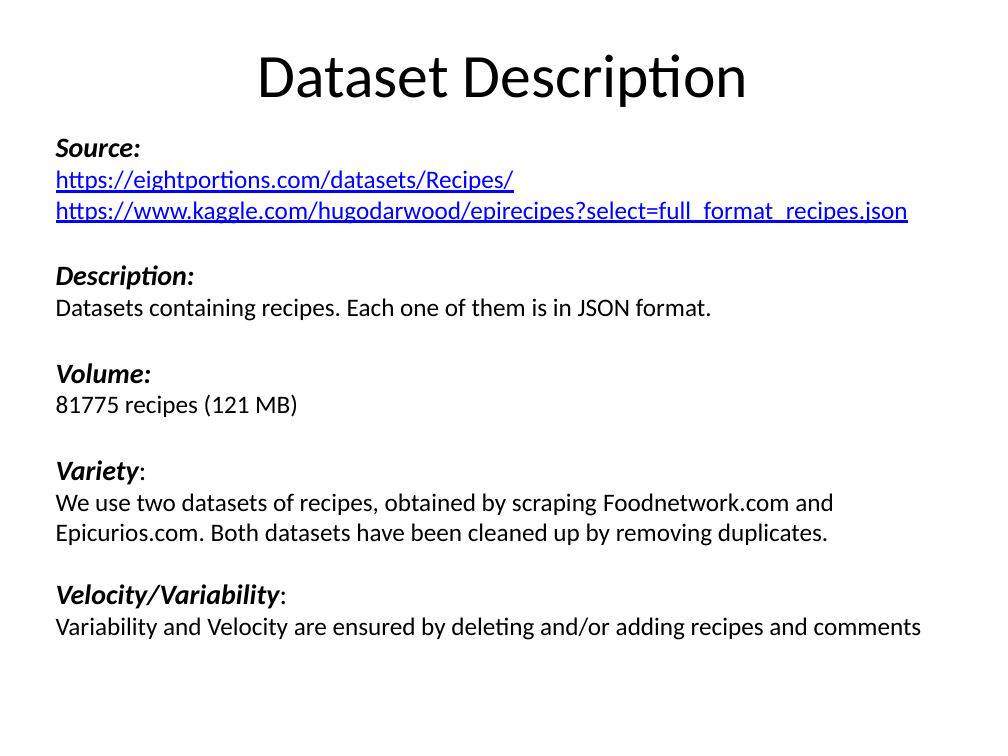
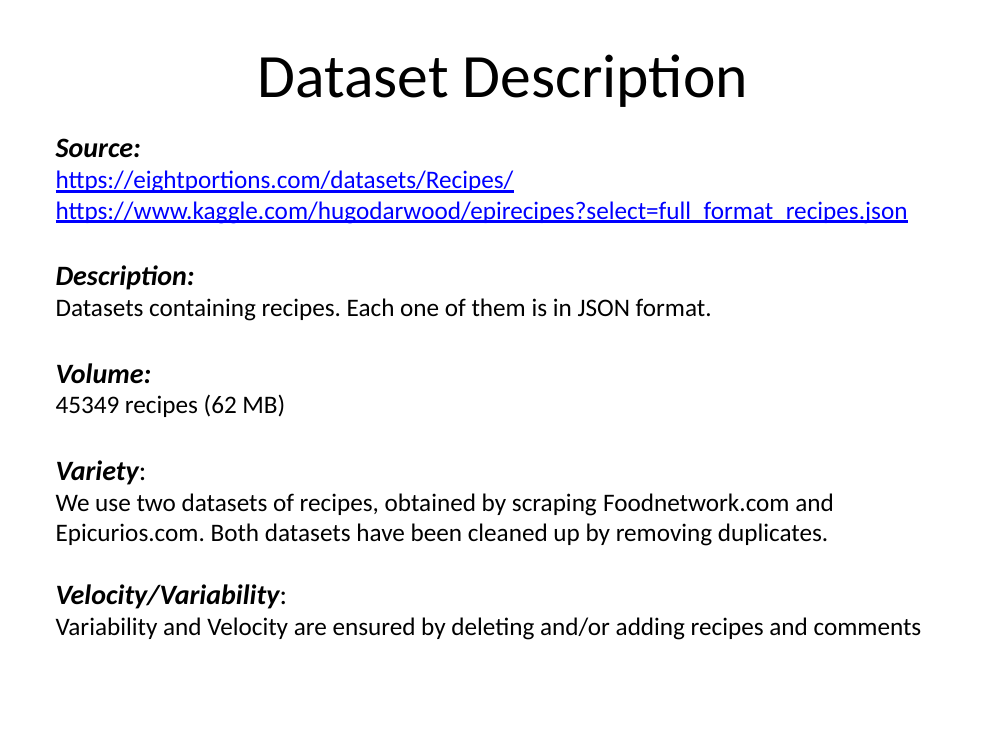
Before and after one commit to fraie98/JustRecipe, a slide deck: slide 4 of Documents/JustRecipe Presentation.pptx. Drawn at 1008x756 pixels with LibreOffice and Linux fonts; fonts in the diff are those of the drawing; background and template pictures are left out. Boxes give left, top, right and bottom in pixels: in the first picture for what was removed or moved away, otherwise in the second. Text is boxed around its words. In the diff, an @@ line names an element or a change of style, - is before the commit and + after.

Commit message:
Presentation updated - last version

```diff
--- a/Documents/JustRecipe Presentation.pptx
+++ b/Documents/JustRecipe Presentation.pptx
@@ text at bbox=[56, 394, 285, 417]: text changed @@
-81775 recipes (121 MB)
+45349 recipes (62 MB)
```
Also in this commit, not shown: 3 other slides changed, 3 other files.
